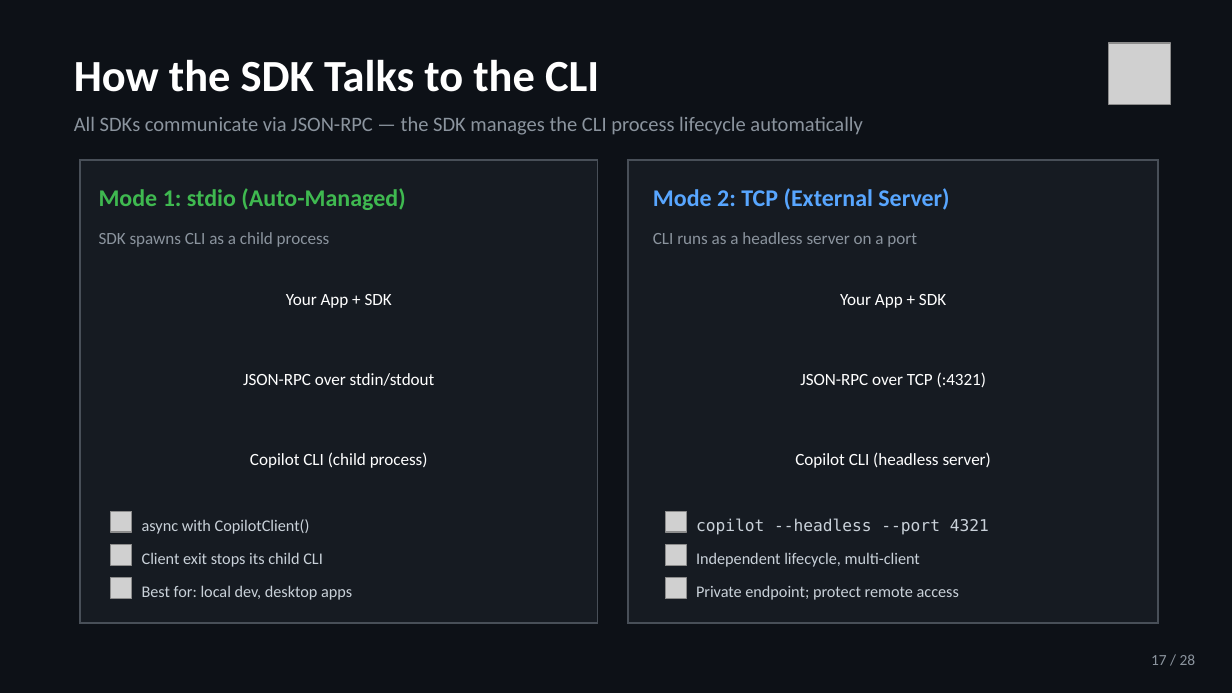
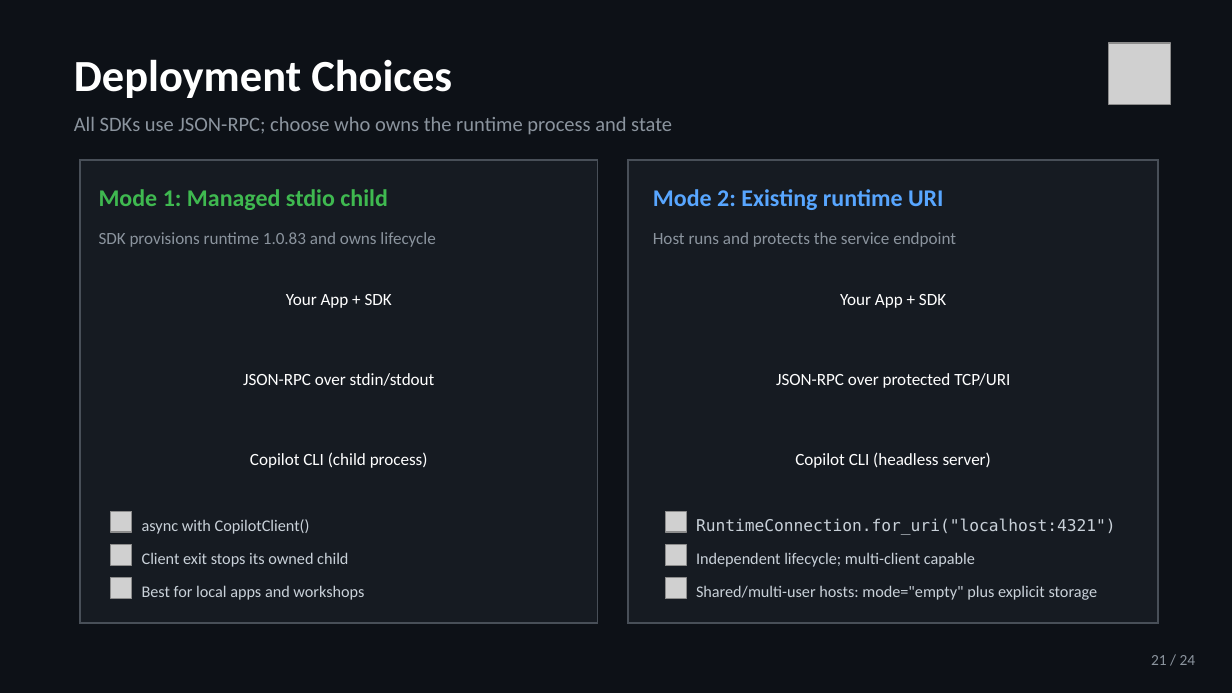
Before and after one commit to jeffrey-groneberg/ghcp_sdk, a slide deck: slide 21 of GitHub-Copilot-SDK.pptx (slide 17 before the commit). Drawn at 1232x693 pixels with LibreOffice and Linux fonts; fonts in the diff are those of the drawing; grey boxes stand for pictures. Boxes give left, top, right and bottom in pixels: in the first picture for what was removed or moved away, otherwise in the second. Text is boxed around its words. In the diff, an @@ line names an element or a change of style, - is before the commit and + after.

```diff
--- a/GitHub-Copilot-SDK.pptx
+++ b/GitHub-Copilot-SDK.pptx
@@ text at [74, 59, 452, 98]: text changed @@
-How the SDK Talks to the CLI
+Deployment Choices
@@ text at [74, 117, 672, 135]: text changed @@
-All SDKs communicate via JSON-RPC — the SDK manages the CLI process lifecycle automatically
+All SDKs use JSON-RPC; choose who owns the runtime process and state
@@ text at [99, 189, 388, 210]: text changed @@
-Mode 1: stdio (Auto-Managed)
+Mode 1: Managed stdio child
@@ text at [653, 189, 944, 210]: text changed @@
-Mode 2: TCP (External Server)
+Mode 2: Existing runtime URI
@@ text at [99, 232, 435, 247]: text changed @@
-SDK spawns CLI as a child process
+SDK provisions runtime 1.0.83 and owns lifecycle
@@ text at [653, 232, 956, 247]: text changed @@
-CLI runs as a headless server on a port
+Host runs and protects the service endpoint
@@ text at [776, 373, 1010, 388]: text changed @@
-JSON-RPC over TCP (:4321)
+JSON-RPC over protected TCP/URI
@@ text at [696, 518, 1116, 535]: text changed @@
-copilot --headless --port 4321
+RuntimeConnection.for_uri("localhost:4321")
@@ text at [142, 552, 348, 567]: text changed @@
-Client exit stops its child CLI
+Client exit stops its owned child
@@ text at [696, 552, 975, 567]: text changed @@
-Independent lifecycle, multi-client
+Independent lifecycle; multi-client capable
@@ text at [142, 585, 364, 600]: text changed @@
-Best for: local dev, desktop apps
+Best for local apps and workshops
@@ text at [696, 585, 1098, 600]: text changed @@
-Private endpoint; protect remote access
+Shared/multi-user hosts: mode="empty" plus explicit storage
@@ text at [1151, 655, 1196, 665]: text changed @@
-17 / 28
+21 / 24
```
Also in this commit, not shown: 21 other slides changed, 2 slides added, 6 slides removed, 24 other files.
